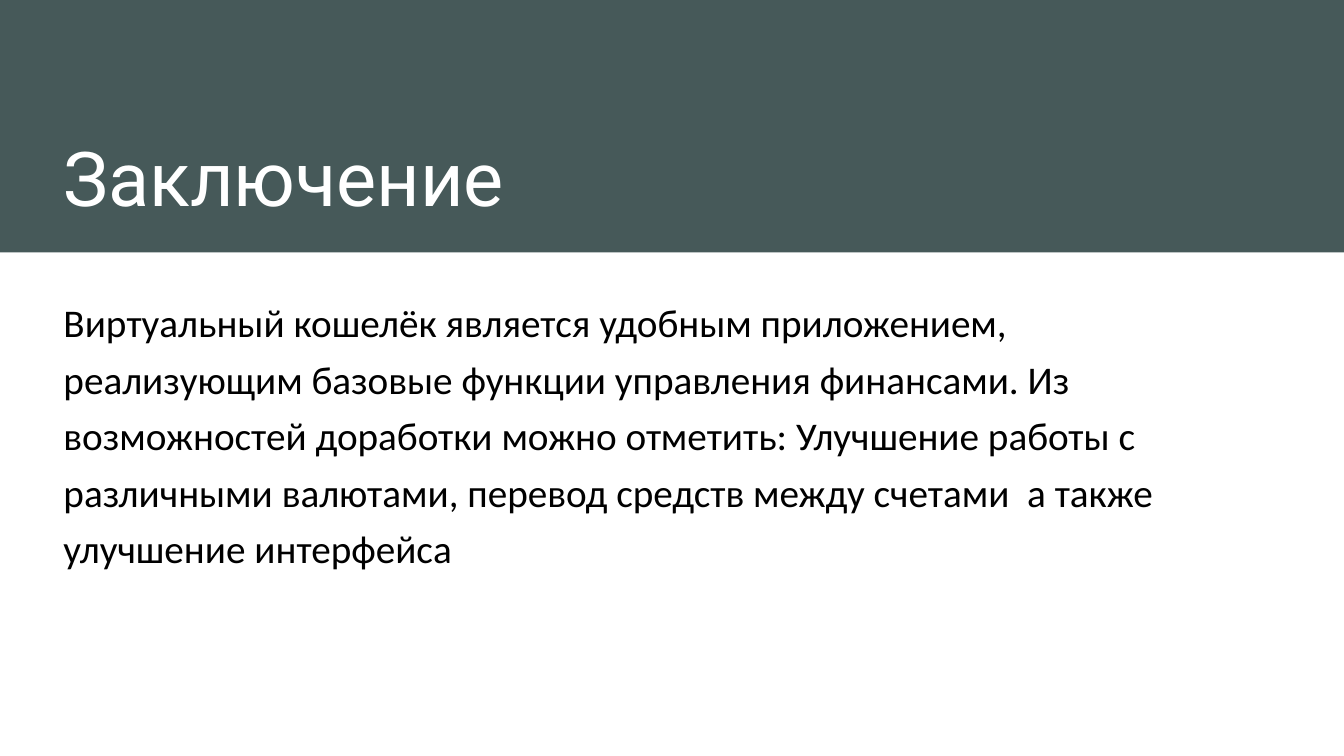
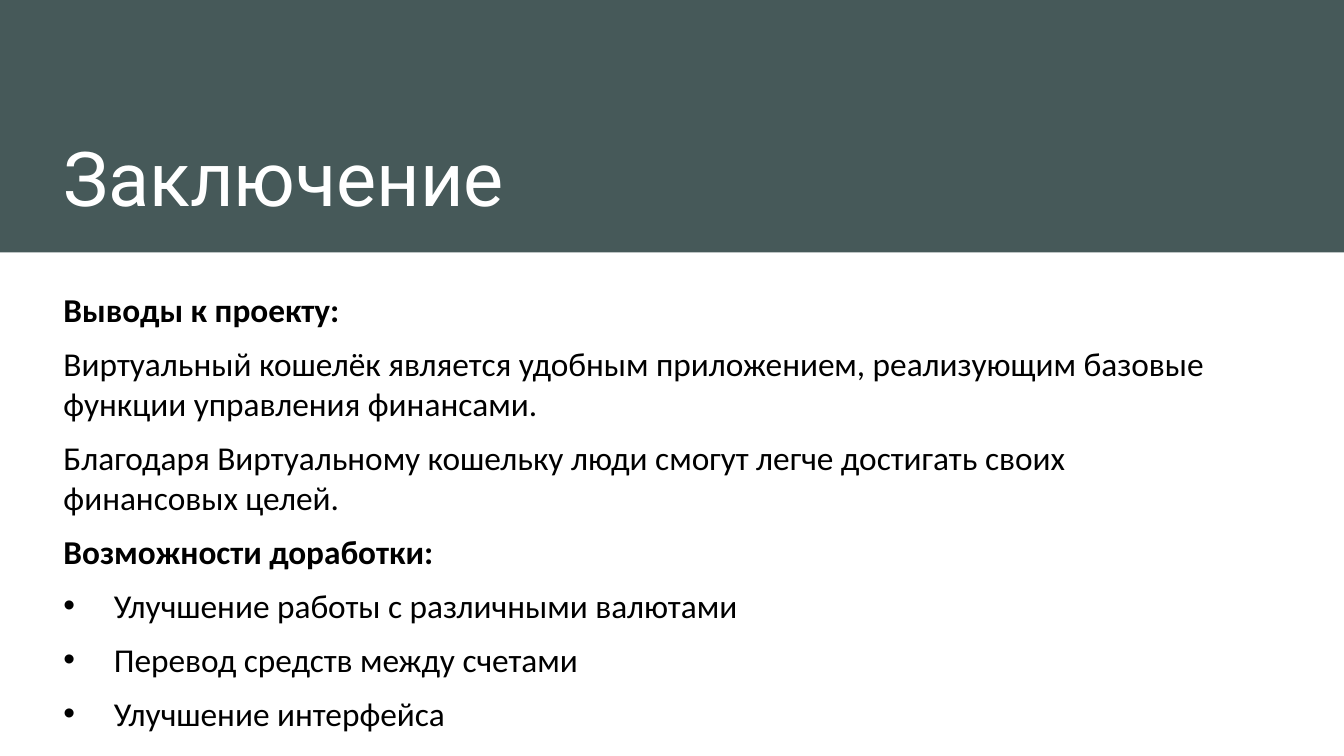
Before and after one commit to Ha4trueKa4/Qt_Project_VirtualWallet, a slide deck: slide 9 of Презентация.pptx (slide 6 before the commit). Drawn at 1344x756 pixels with LibreOffice and Linux fonts; fonts in the diff are those of the drawing. Boxes give left, top, right and bottom in pixels: in the first picture for what was removed or moved away, otherwise in the second. Text is boxed around its words. In the diff, an @@ line names an element or a change of style, - is before the commit and + after.

```diff
--- a/Презентация.pptx
+++ b/Презентация.pptx
@@ text at [63,300,1204,732]: text changed; size 28 to 23.8 pt @@
-Виртуальный кошелёк является удобным приложением, реализующим базовые функции управления финансами. Из возможностей доработки можно отметить: Улучшение работы с различными валютами, перевод средств между счетами а также улучшение интерфейса
+Выводы к проекту:
+Виртуальный кошелёк является удобным приложением, реализующим базовые функции управления финансами.
+Благодаря Виртуальному кошельку люди смогут легче достигать своих финансовых целей.
+Возможности доработки:
+• Улучшение работы с различными валютами
+• Перевод средств между счетами
+• Улучшение интерфейса
```
Also in this commit, not shown: 3 other slides changed, 3 slides added, 12 other files.
